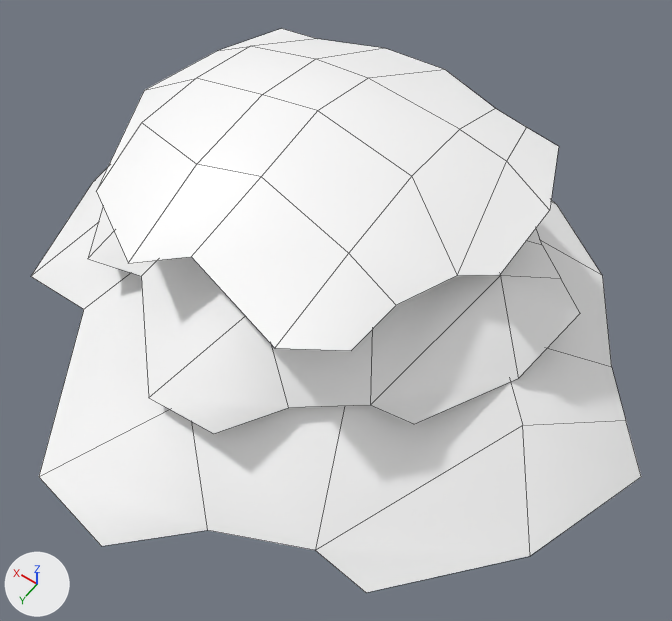
Two versions of the FBX model StylizedActionRPG/Assets/_Project/Models/Foliage/Bushes/Bush1.fbx, one commit apart.
One viewpoint serves both versions: a 50 mm lens placed at (-0.0116, 0.0153, 0.0246), pointed at (-0.0018, 0.0016, 0.0031). The lights are fixed; the arrows at lower left show +X, +Y and +Z. Mesh edges are drawn as thin lines. Where no turn or scale is listed for an object, it has been applied to the vertices.

Objects in the first picture: 'Bush1'.
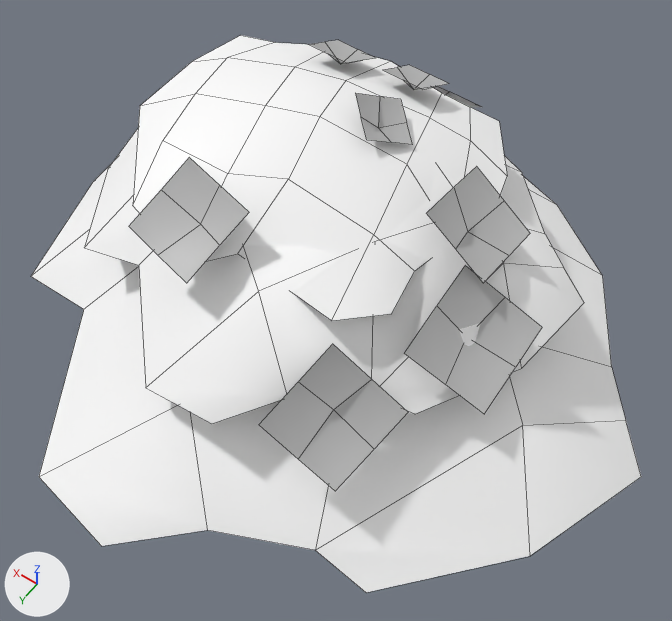
Pixel boxes [x1, y1, x2, y2] of what changed, in the pictures (672 x 621 px; the box of a moved part takes in the faces that stretch with it):
'Bush1', reshaped
    before: [31, 29, 641, 593]
    after: [31, 35, 641, 593]
part 1 of me_mesh, moved or reshaped
    before: [96, 29, 559, 351]
    after: [133, 35, 507, 321]
part 2 of me_mesh, moved or reshaped
    before: [88, 207, 580, 433]
    after: [84, 129, 584, 424]
part 3 of me_mesh, added
    after: [129, 157, 542, 491]
part 4 of me_mesh, added
    after: [309, 40, 449, 145]
part 5 of me_mesh, added
    after: [433, 86, 481, 107]

What the commit changed:
Material 'lambert1' (mat_lambert1) is new.
Its base color is (0.5, 0.5, 0.5) (grey #bcbcbc).
me_mesh is used by ob_bush1; location (-0.00003, -0.00011, 0.0).
Verts and faces of me_mesh; kept vertices keep their numbers, new ones are numbered from 93.
me_mesh had 93 vertices, 63 faces and spanned x -0.0113..0.0099, y -0.0105..0.0105, z 0.0007..0.0085.
me_mesh now has 165 vertices, 95 faces and spans x -0.0113..0.0099, y -0.0105..0.0105, z 0.0007..0.0087.
me_mesh part 1: the loose piece of 31 vertices spanning x -0.0061..0.0062, y -0.0057..0.0058, z 0.0065..0.0085 is multiplied about its middle by the matrix ((0.814, -0.205, -0.099), (0.206, 0.819, 0.0), (0.096, -0.024, 0.839)).
me_mesh part 2: the loose piece of 31 vertices spanning x -0.0078..0.0068, y -0.0071..0.0074, z 0.0037..0.0072 is moved by (0.0, 0.0, 0.0005).
Part 3, on me_mesh:
36 vertices are added at x -0.0075..0.0021, y -0.0012..0.0067, z 0.003..0.0085.
16 new faces join them, mat_lambert1 (grey #bcbcbc).
Part 4, on me_mesh:
27 vertices are added at x -0.0023..0.0021, y -0.0044..0.0, z 0.0072..0.0087.
12 new faces join them, mat_lambert1 (grey #bcbcbc).
Part 5, on me_mesh:
New vertex 144 is at (-0.0011, -0.0079, 0.0038), pixel (482, 107).
New vertex 145 is at (0.0006, -0.0094, 0.0023).
New vertex 146 is at (0.0027, -0.0082, 0.0034).
New vertex 147 is at (0.001, -0.0067, 0.0049).
New vertex 148 is at (-0.0002, -0.0087, 0.003).
New vertex 149 is at (0.0019, -0.0075, 0.0041).
New vertex 150 is at (-0.0001, -0.0073, 0.0043), pixel (449, 91).
New vertex 151 is at (0.0008, -0.0076, 0.003).
New vertex 152 is at (0.0017, -0.0088, 0.0028).
New faces: (147, 150, 151, 149), (146, 149, 151, 152), (144, 148, 151, 150), (145, 152, 151, 148) (mat_lambert1 (grey #bcbcbc)).
me_mesh now uses material mat_lambert1 (grey #bcbcbc).
